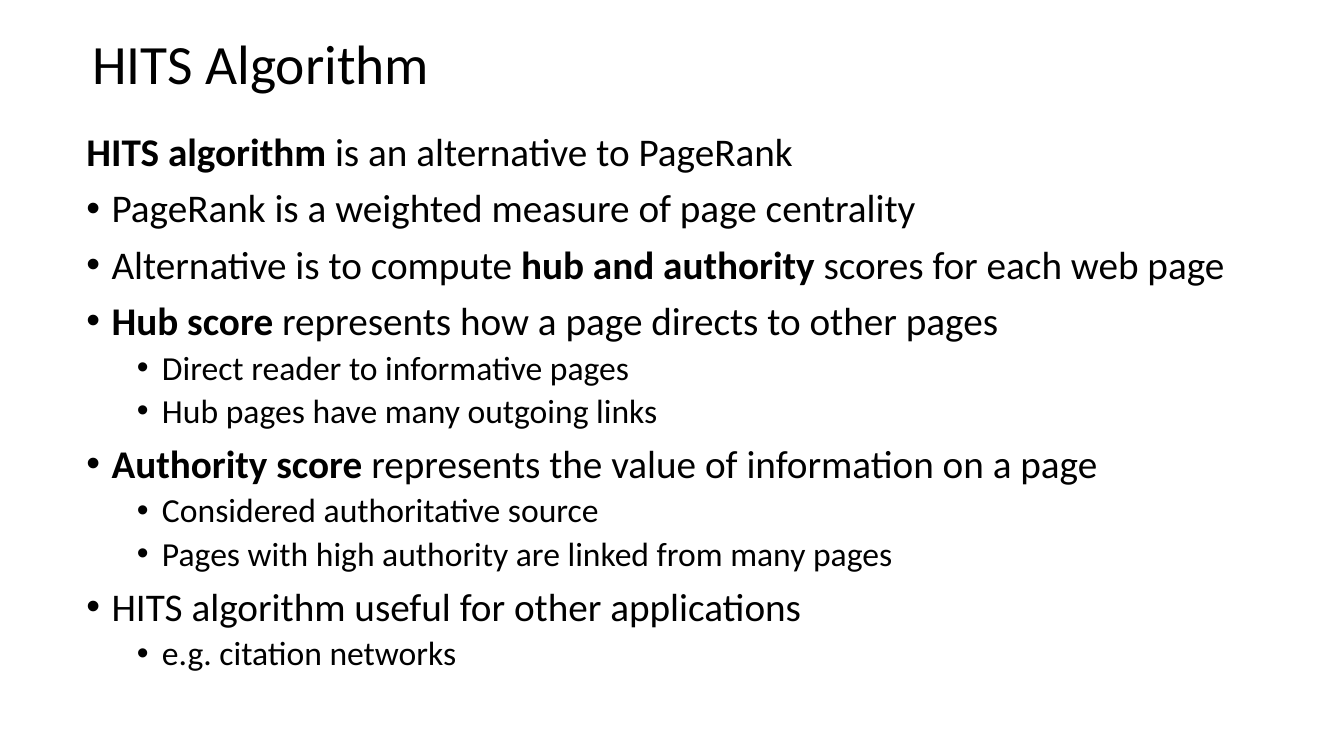
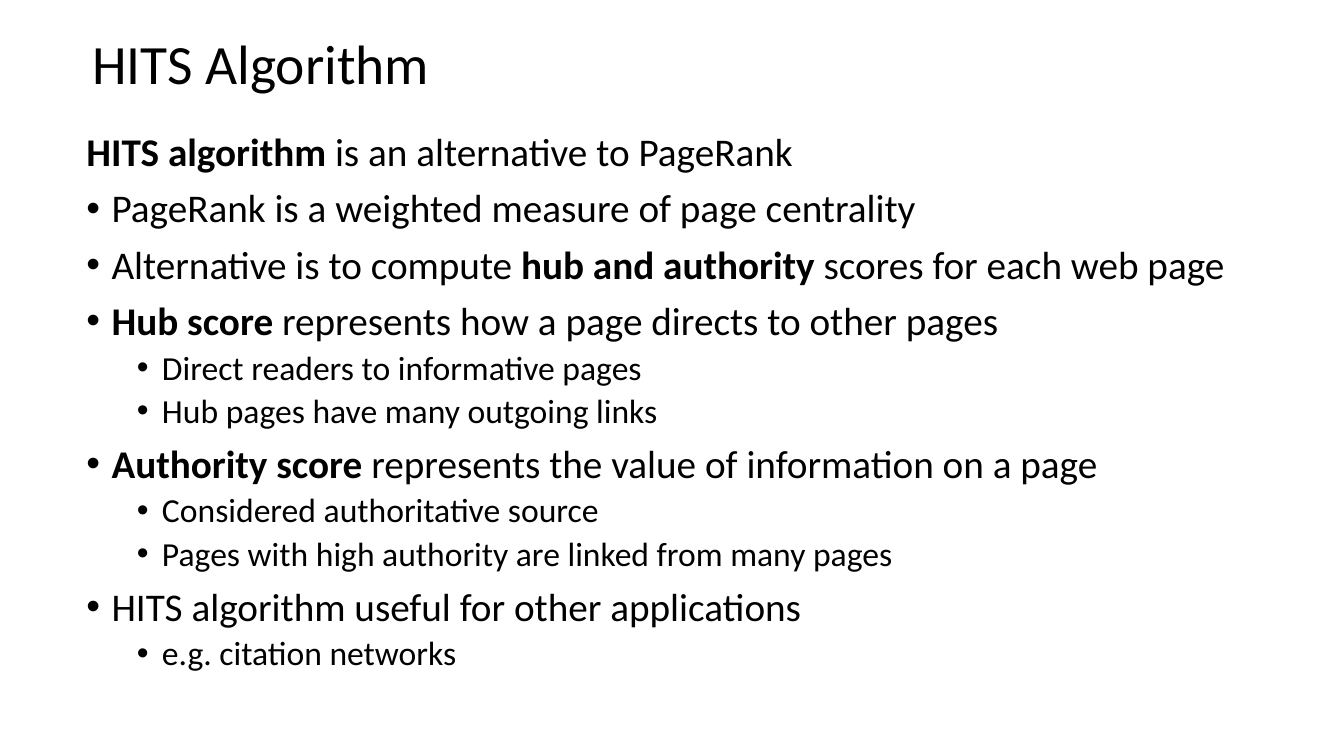
Before and after one commit to StephenElston/CSCI-E-108, a slide deck: slide 55 of slides/6_WebSearching.pptx (slide 51 before the commit). Drawn at 1344x756 pixels with LibreOffice and Linux fonts; fonts in the diff are those of the drawing. Boxes give left, top, right and bottom in pixels: in the first picture for what was removed or moved away, otherwise in the second. Text is boxed around its words. In the diff, an @@ line names an element or a change of style, - is before the commit and + after.

```diff
--- a/slides/6_WebSearching.pptx
+++ b/slides/6_WebSearching.pptx
@@ text at [162,356,641,386]: text changed @@
-  • Direct reader to informative pages
+  • Direct readers to informative pages
```
Also in this commit, not shown: 9 other slides changed, 4 slides added.
